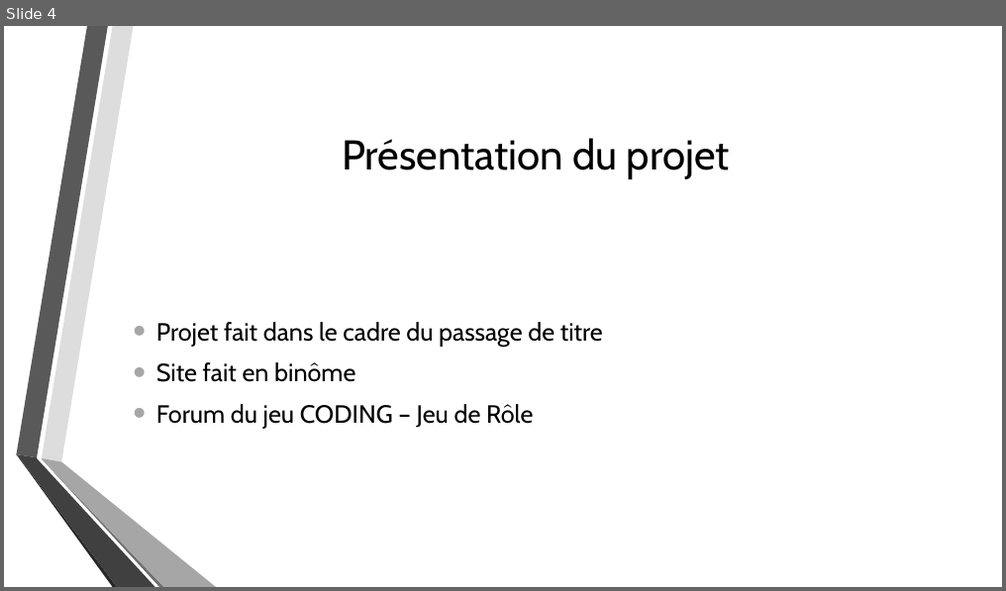
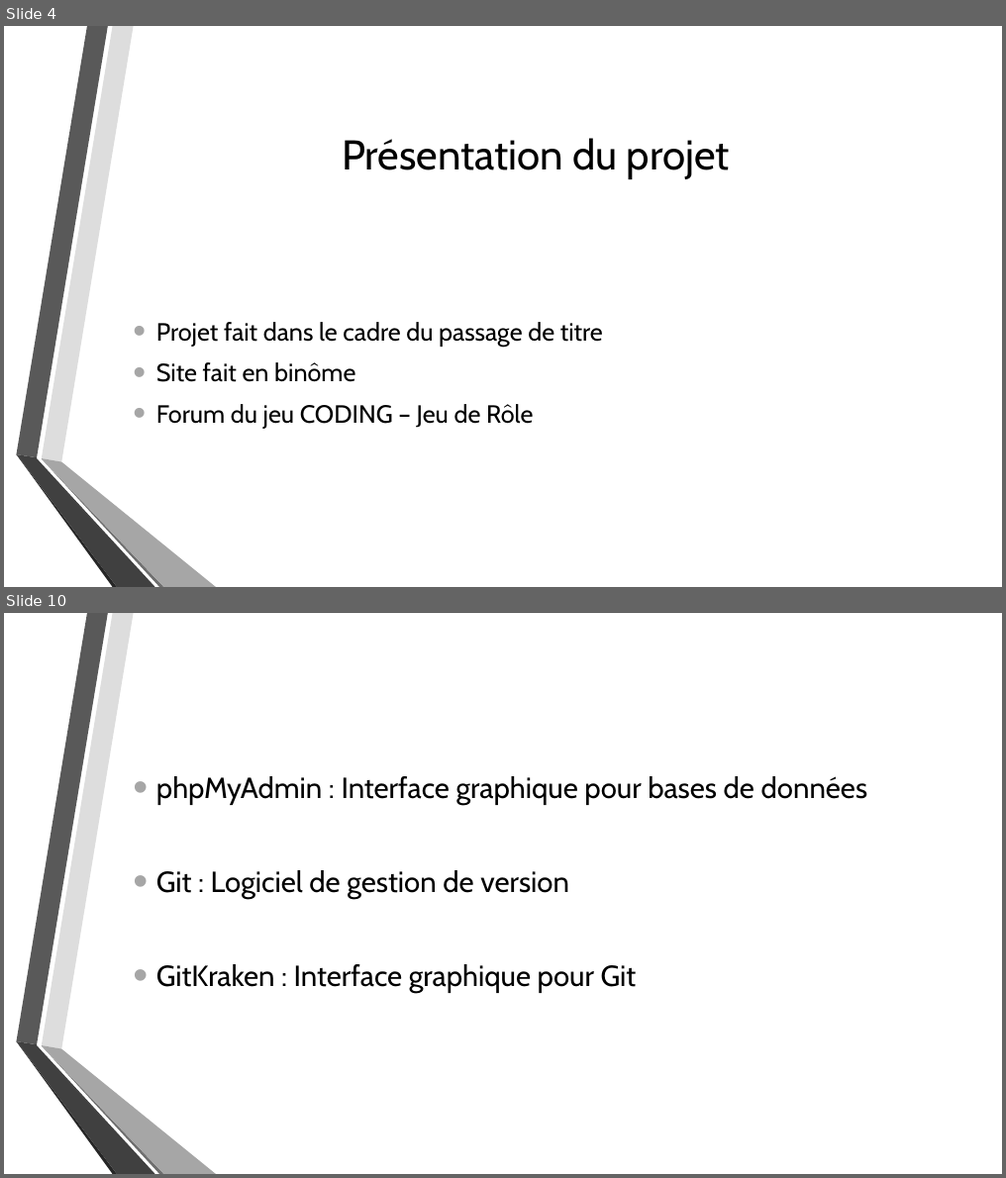
Before and after one commit to Dramaticale/ProjetCODING, a slide deck: Ressources/Documents/Adrian/PrésentationPassage.pptx. Shown one above the other, each under a label of ours: slide 4 before the commit, slides 4 and 10 after it; the slides between them are not shown. The pictures are 1006x591 and 1006x1178 pixels, drawn with LibreOffice and Linux fonts; fonts in the diff are those of the drawing; background and template pictures are left out. Boxes give left, top, right and bottom in pixels: in the first picture for what was removed or moved away, otherwise in the second. Text is boxed around its words. In the diff, an @@ line names an element or a change of style, - is before the commit and + after.

```diff
--- a/Ressources/Documents/Adrian/PrésentationPassage.pptx
+++ b/Ressources/Documents/Adrian/PrésentationPassage.pptx
@@ slide 10 added at bbox=[4, 613, 1002, 1174], background picture (left out); not listed: 6 template elements that a slide beside it also shows @@
@@ text added at bbox=[156, 776, 868, 993], 28 pt, text #000000 @@
+• phpMyAdmin : Interface graphique pour bases de données
+• Git : Logiciel de gestion de version
+• GitKraken : Interface graphique pour Git
```
Also in this commit, not shown: 1 slide changed, 4 other slides added, 1 other file.
